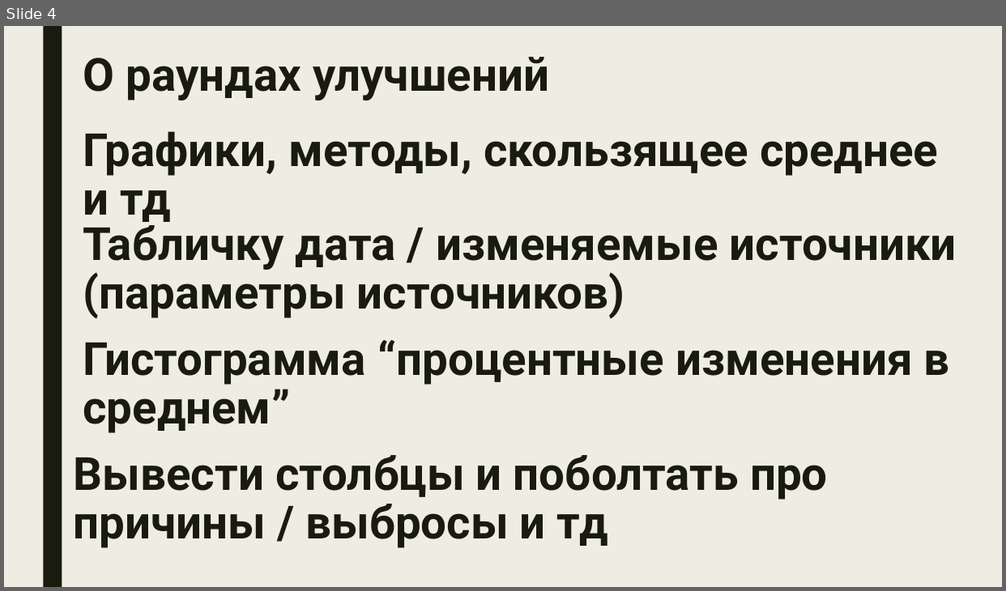
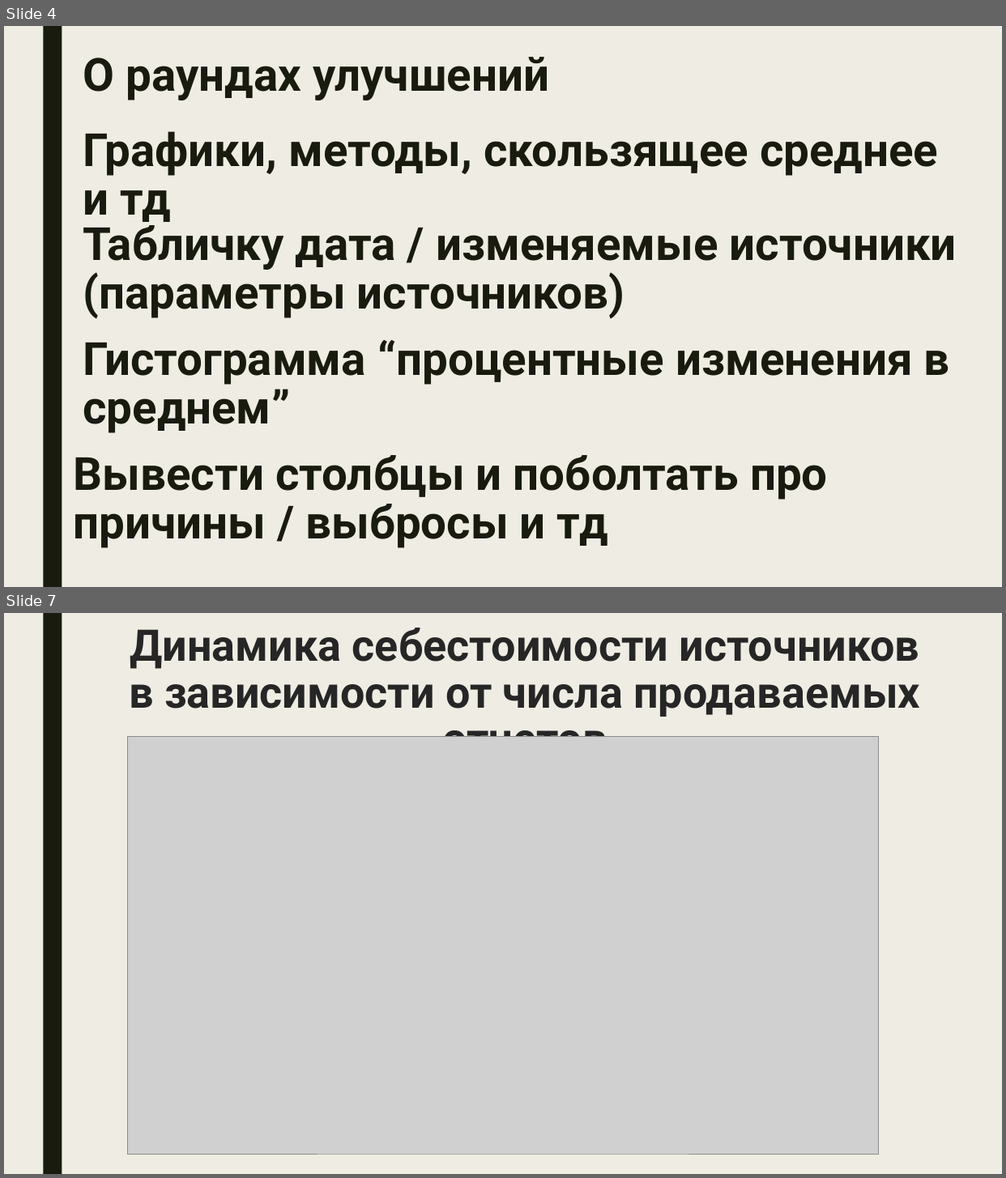
Before and after one commit to IAmSerepok/DataFromVariousSources, a slide deck: speech/presentation.pptx. Shown one above the other, each under a label of ours: slide 4 before the commit, slides 4 and 7 after it; the slides between them are not shown. The pictures are 1006x591 and 1006x1178 pixels, drawn with LibreOffice and Linux fonts; fonts in the diff are those of the drawing; grey boxes stand for pictures. Boxes give left, top, right and bottom in pixels: in the first picture for what was removed or moved away, otherwise in the second. Text is boxed around its words. In the diff, an @@ line names an element or a change of style, - is before the commit and + after.

```diff
--- a/speech/presentation.pptx
+++ b/speech/presentation.pptx
@@ slide 7 added at <box>4,613,1002,1174</box>, background #EFEDE3; not listed: 1 template element that a slide beside it also shows @@
@@ text added at <box>129,628,920,737</box>, 42 pt, text #262626, bold @@
+Динамика себестоимости источников
+в зависимости от числа продаваемых отчетов
@@ picture added at <box>127,736,879,1154</box> @@
```
Also in this commit, not shown: 2 slides changed, 1 other slide added, 4 other files.
